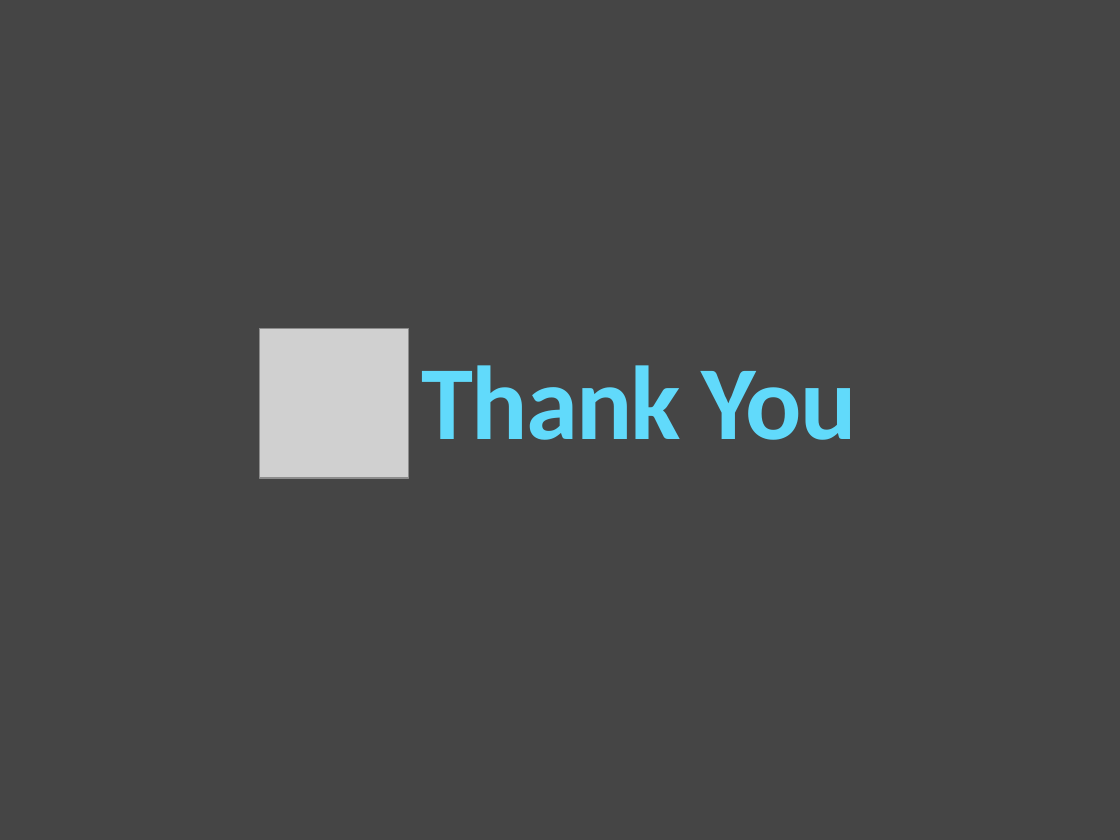
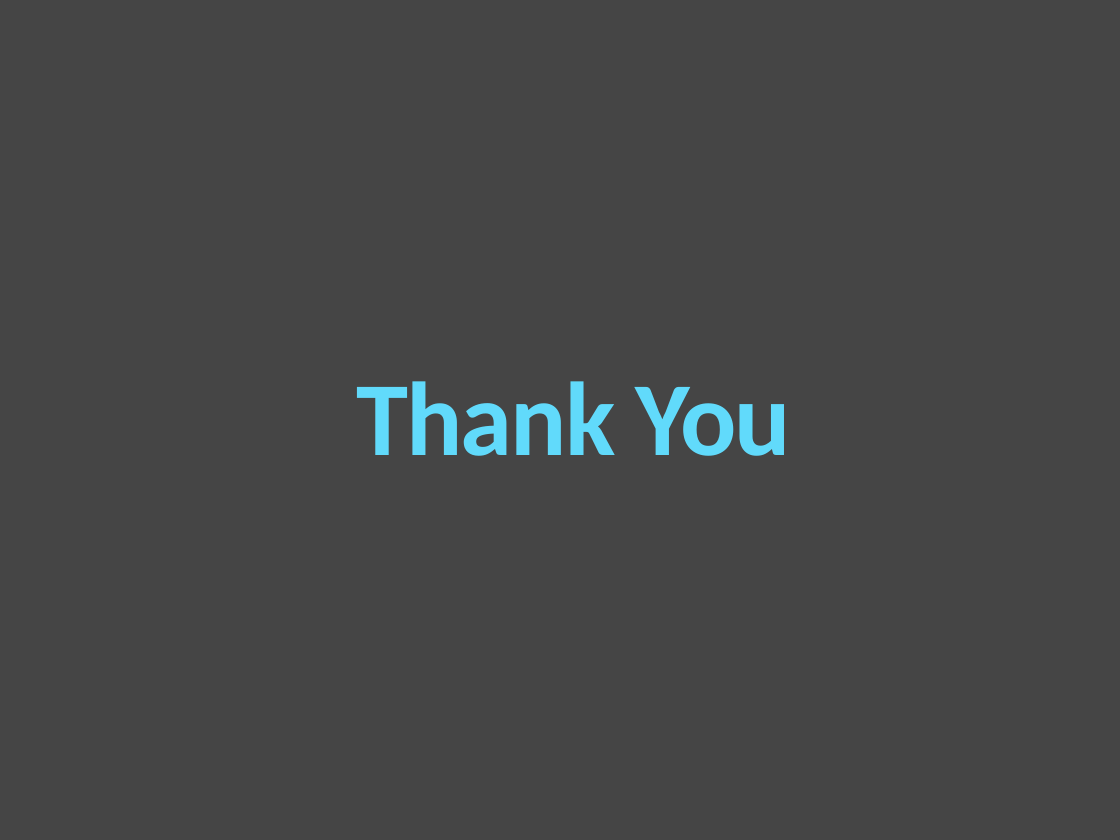
Before and after one commit to LadwaAditya/TwiTone, a slide deck: slide 9 of Presentation.pptx (slide 23 before the commit). Drawn at 1120x840 pixels with LibreOffice and Linux fonts; fonts in the diff are those of the drawing; grey boxes stand for pictures. Boxes give left, top, right and bottom in pixels: in the first picture for what was removed or moved away, otherwise in the second. Text is boxed around its words. In the diff, an @@ line names an element or a change of style, - is before the commit and + after.

Commit message:
refactor: Modified Presentation

```diff
--- a/Presentation.pptx
+++ b/Presentation.pptx
@@ picture removed at bbox=[260, 329, 409, 478] @@
@@ text "Thank You": place and size @@
-text "Thank You" at bbox=[422, 365, 856, 440]
+text "Thank You" at bbox=[356, 381, 791, 456]
```
Also in this commit, not shown: 2 slides added, 16 slides removed.
